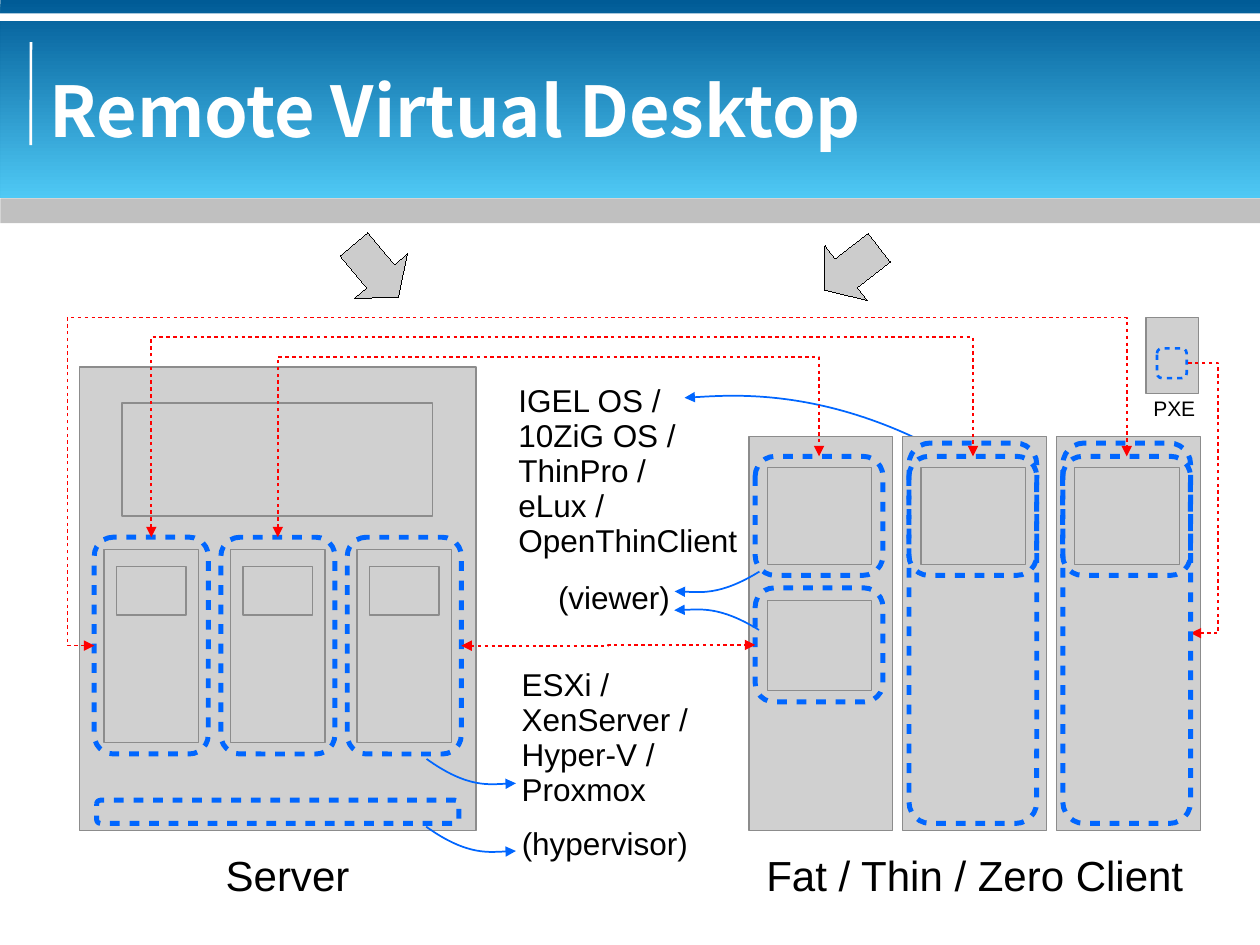
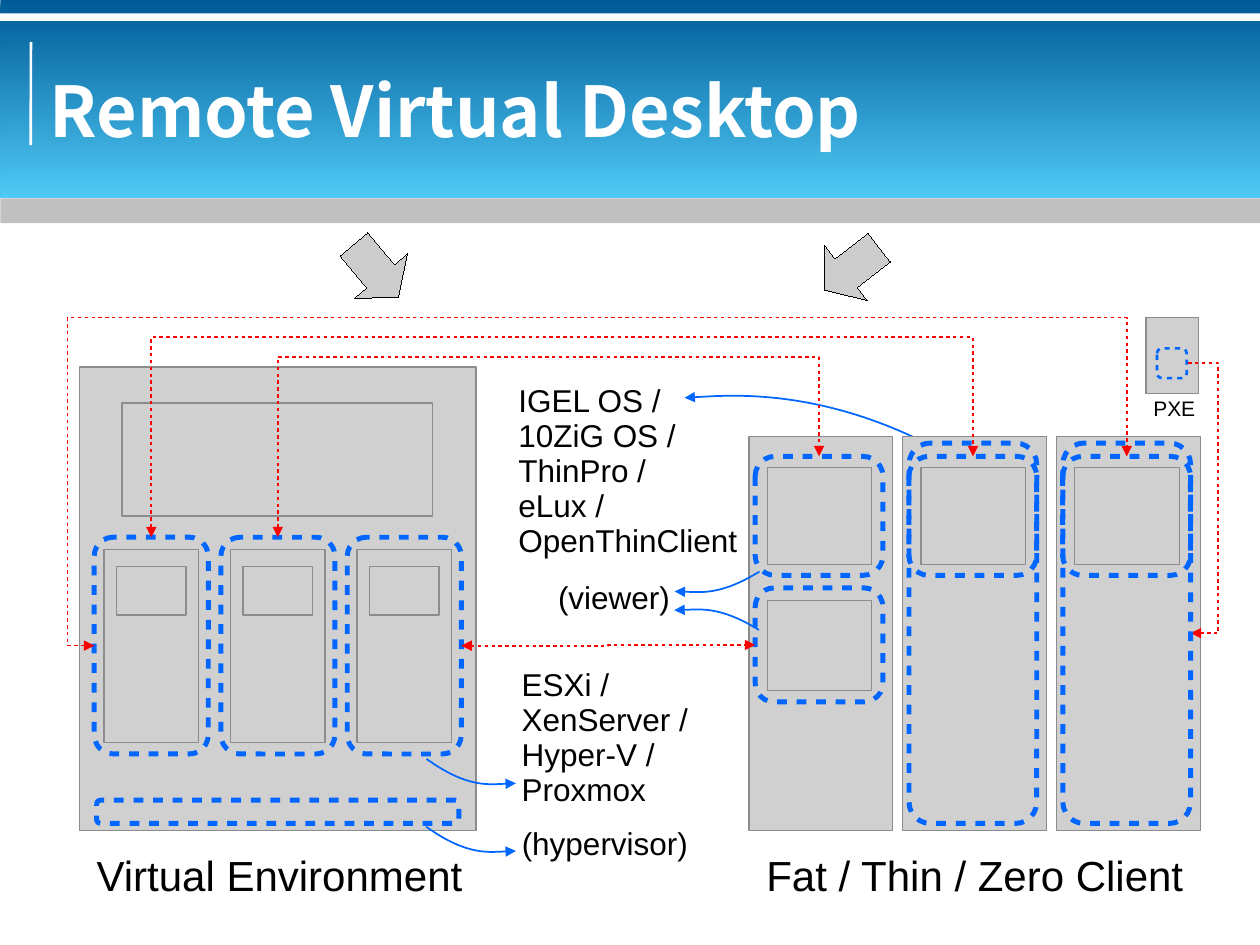
Before and after one commit to bluebat/.presentations, a slide deck: slide 8 of vdi-historical-overview.odp. Drawn at 1260x945 pixels with LibreOffice and Linux fonts; fonts in the diff are those of the drawing; grey boxes stand for pictures; background and template pictures are left out. Boxes give left, top, right and bottom in pixels: in the first picture for what was removed or moved away, otherwise in the second. Text is boxed around its words. In the diff, an @@ line names an element or a change of style, - is before the commit and + after.

```diff
--- a/vdi-historical-overview.odp
+++ b/vdi-historical-overview.odp
@@ text at (x1=97, y1=860, x2=463, y2=892): text changed @@
-Server
+Virtual Environment
```
Also in this commit, not shown: 1 other slide changed, 1 other file.
